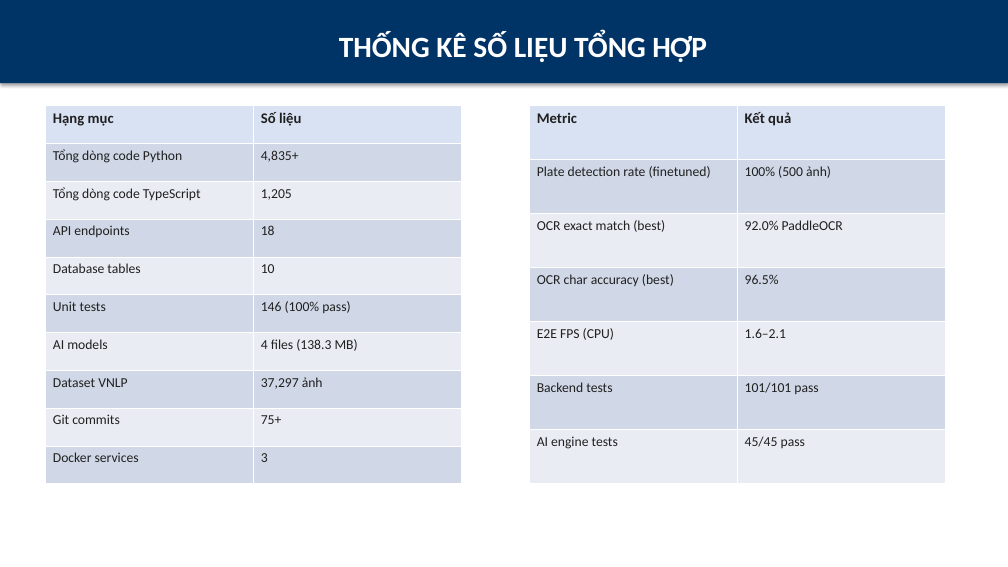
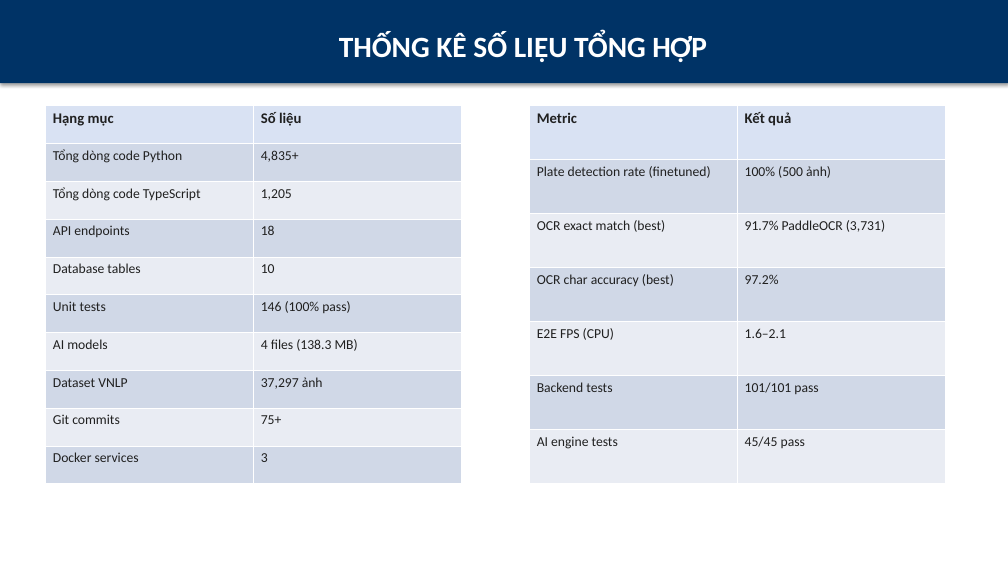
Before and after one commit to ukelele0718/bienso, a slide deck: slide 23 of slides/bao-ve-do-an.pptx. Drawn at 1008x567 pixels with LibreOffice and Linux fonts; fonts in the diff are those of the drawing. Boxes give left, top, right and bottom in pixels: in the first picture for what was removed or moved away, otherwise in the second. Text is boxed around its words. In the diff, an @@ line names an element or a change of style, - is before the commit and + after.

```diff
--- a/slides/bao-ve-do-an.pptx
+++ b/slides/bao-ve-do-an.pptx
@@ table at [529,106,945,484] @@
-row 3, column 2: 92.0% PaddleOCR
+row 3, column 2: 91.7% PaddleOCR (3,731)
-row 4, column 2: 96.5%
+row 4, column 2: 97.2%
```
Also in this commit, not shown: 3 other slides changed, 4 other files.
